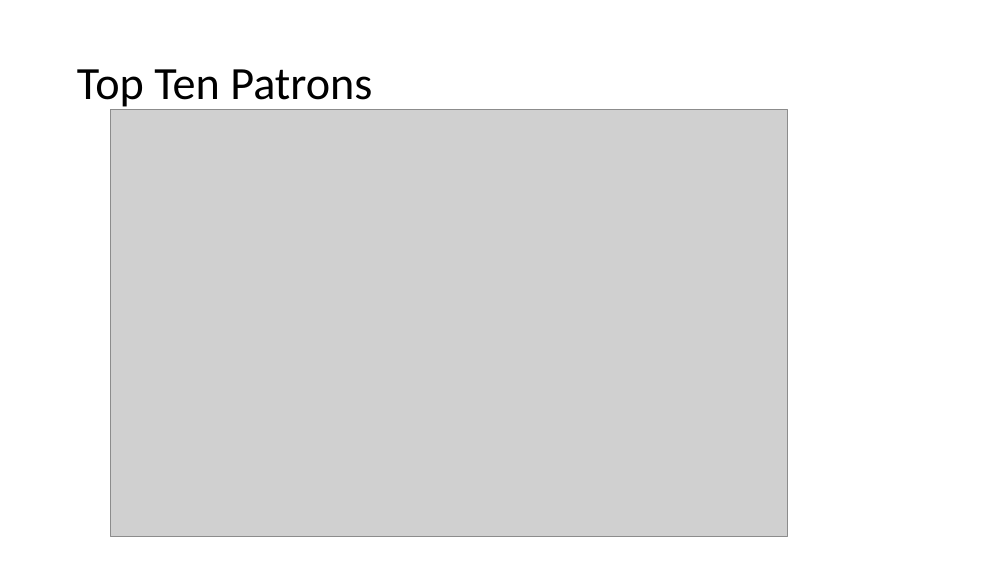
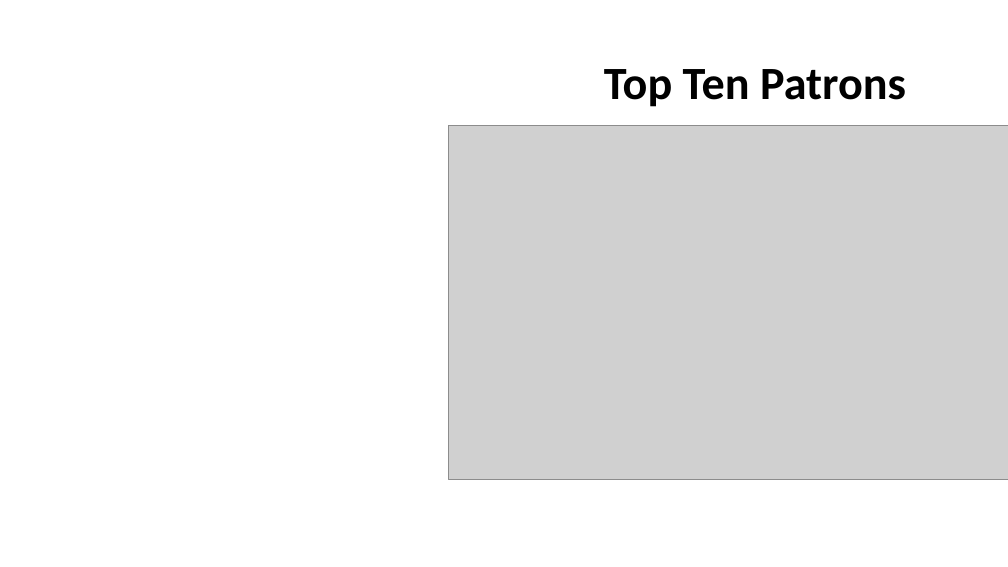
Before and after one commit to bjwlknsn/TheMetTeamProject, a slide deck: slide 13 of The Metropolitan Museum of Art.pptx. Drawn at 1008x567 pixels with LibreOffice and Linux fonts; fonts in the diff are those of the drawing; grey boxes stand for pictures; background and template pictures are left out. Boxes give left, top, right and bottom in pixels: in the first picture for what was removed or moved away, otherwise in the second. Text is boxed around its words. In the diff, an @@ line names an element or a change of style, - is before the commit and + after.

```diff
--- a/The Metropolitan Museum of Art.pptx
+++ b/The Metropolitan Museum of Art.pptx
@@ title "Top Ten Patrons": place and size @@
-title "Top Ten Patrons" at <box>77,69,372,111</box>
+title "Top Ten Patrons" at <box>604,69,906,107</box>
@@ title "Top Ten Patrons" at <box>604,69,906,107</box>: bold on @@
@@ picture: place and size @@
-picture at <box>111,110,788,538</box>
+picture at <box>448,126,1008,479</box>
```
Also in this commit, not shown: 12 other slides changed, 26 other files.
